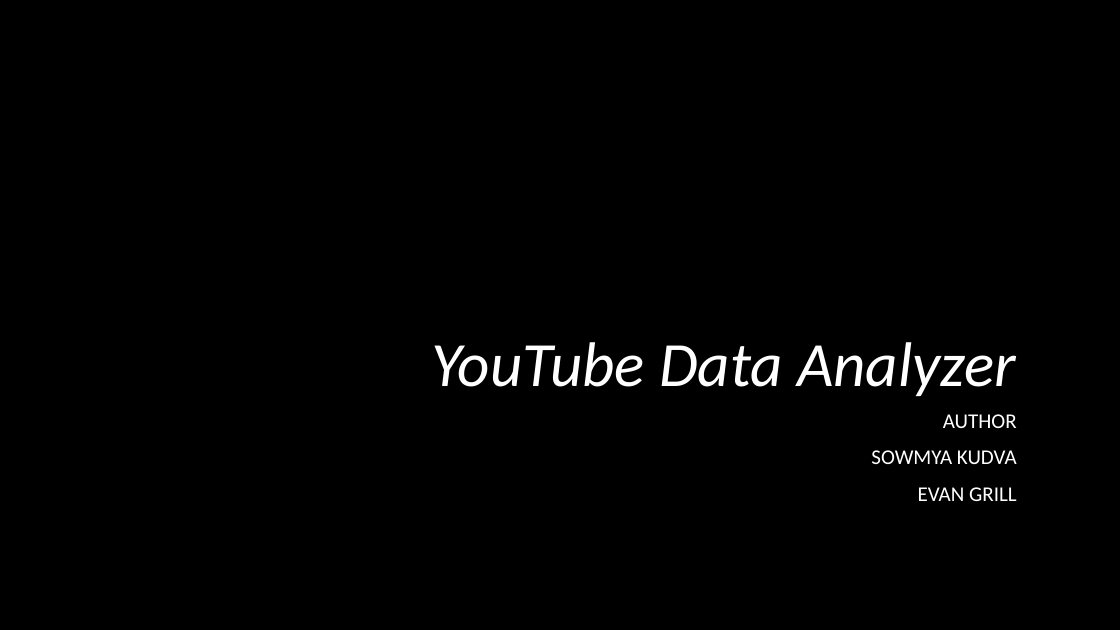
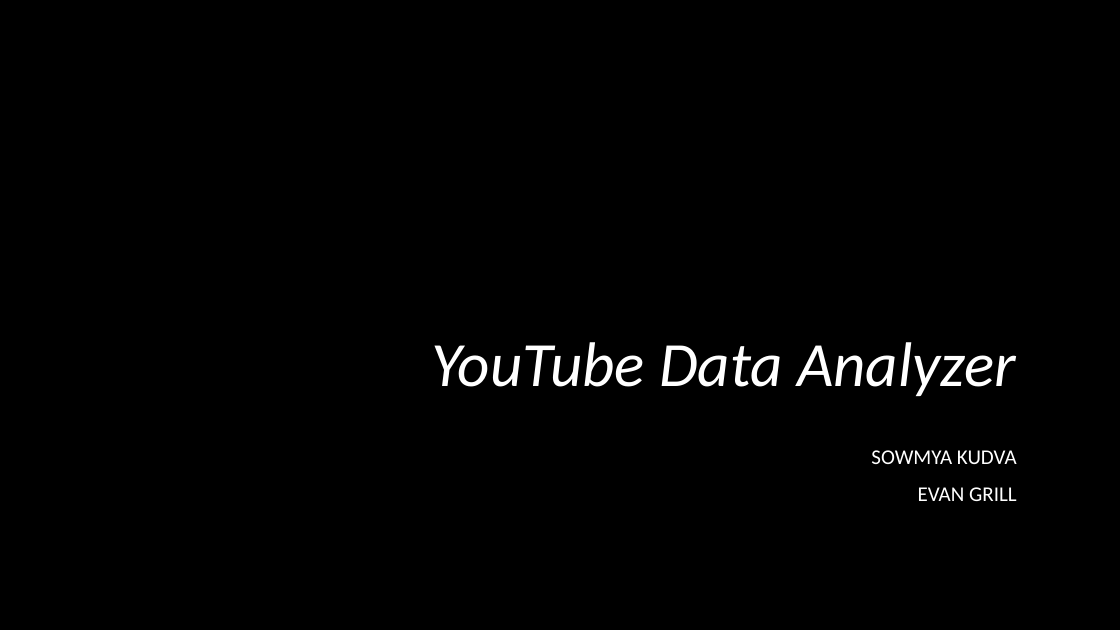
Before and after one commit to EvanGrill/CS436_Big_Data_Systems, a slide deck: slide 1 of doc/Bigdataproposal.pptx. Drawn at 1120x630 pixels with LibreOffice and Linux fonts; fonts in the diff are those of the drawing; background and template pictures are left out. Boxes give left, top, right and bottom in pixels: in the first picture for what was removed or moved away, otherwise in the second. Text is boxed around its words. In the diff, an @@ line names an element or a change of style, - is before the commit and + after.

```diff
--- a/doc/Bigdataproposal.pptx
+++ b/doc/Bigdataproposal.pptx
@@ subtitle at [943, 414, 1017, 428]: paragraph removed @@
-AUTHOR
```
Also in this commit, not shown: 5 other slides changed, 1 slide added, 2 slides removed, 1 other file.
